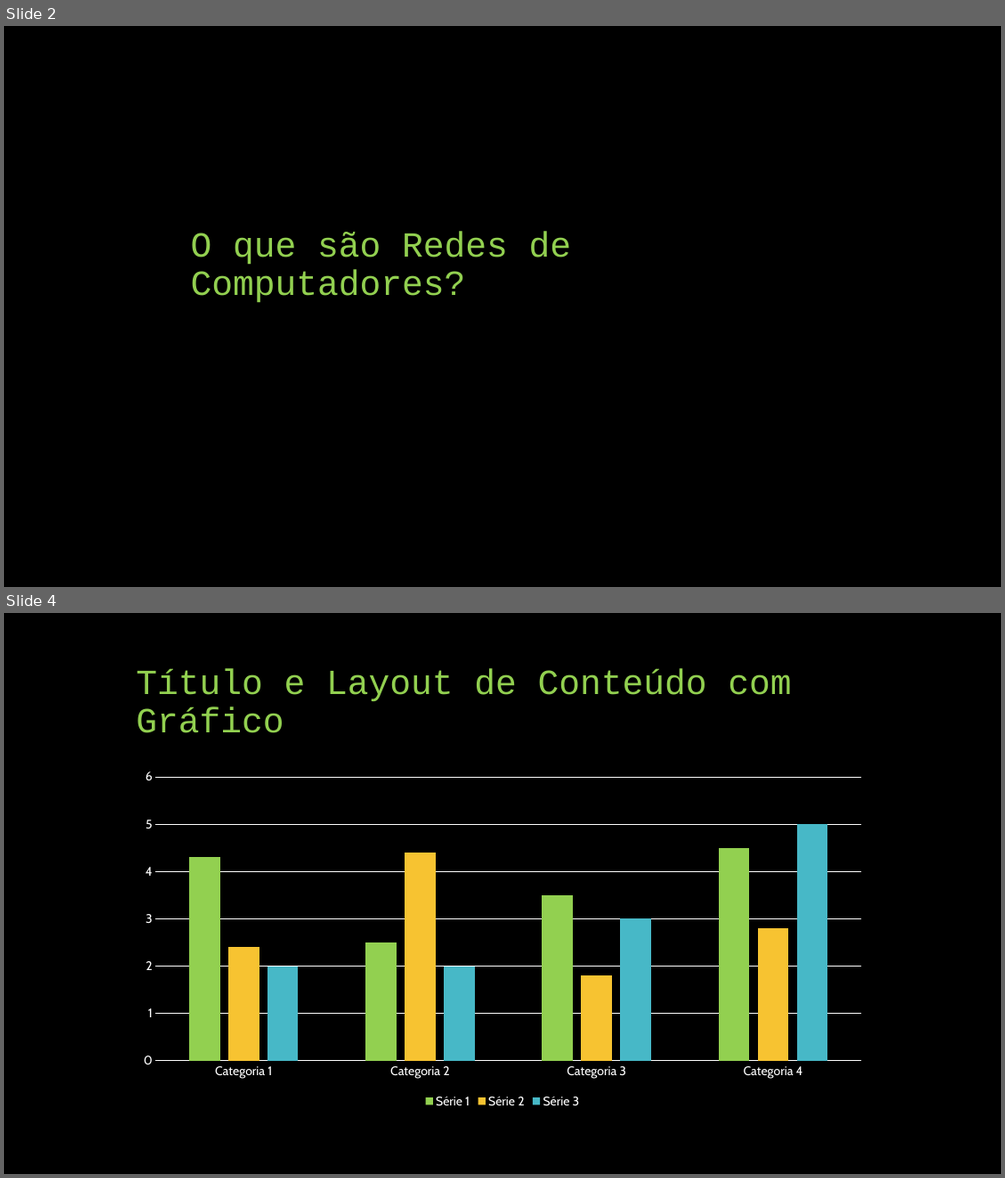
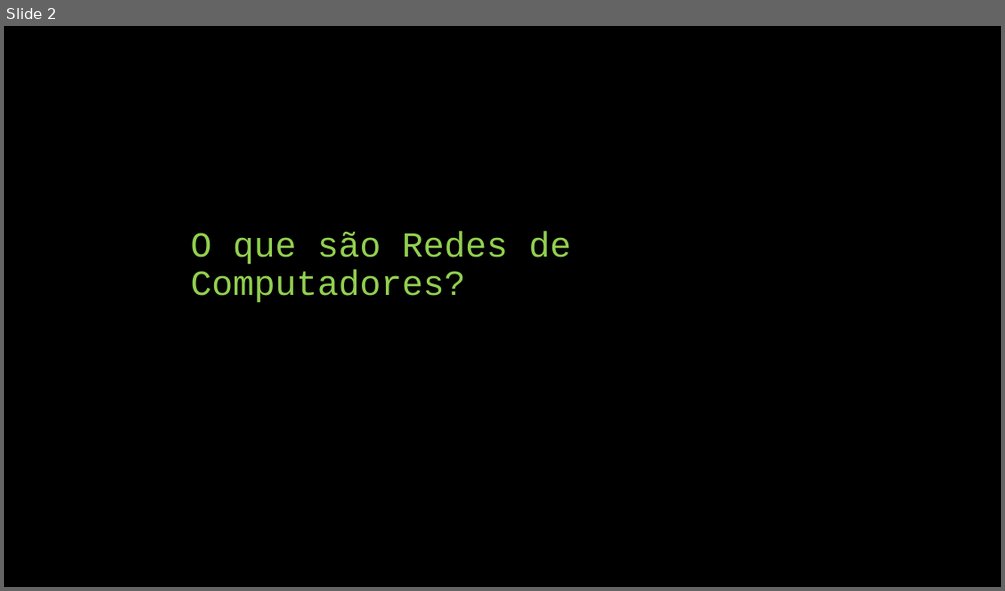
Before and after one commit to AlissoNNunes1/UNIT, a slide deck: rede de computadores/me1redes/Rede de Computadores.pptx. Shown one above the other, each under a label of ours: slides 2 and 4 before the commit, slide 2 after it; the slides between them are not shown. The pictures are 1005x1178 and 1005x591 pixels, drawn with LibreOffice and Linux fonts; fonts in the diff are those of the drawing. Boxes give left, top, right and bottom in pixels: in the first picture for what was removed or moved away, otherwise in the second. Text is boxed around its words. In the diff, an @@ line names an element or a change of style, - is before the commit and + after.

```diff
--- a/rede de computadores/me1redes/Rede de Computadores.pptx
+++ b/rede de computadores/me1redes/Rede de Computadores.pptx
@@ slide 4 removed at (4,613,1001,1174), background #000000 @@
@@ title removed at (136,668,791,733) @@
-Título e Layout de Conteúdo com Gráfico
@@ column chart removed at (129,763,877,1111) @@
-categories: Categoria 1, Categoria 2, Categoria 3, Categoria 4
-Série 1: 4.3, 2.5, 3.5, 4.5
-Série 2: 2.4, 4.4, 1.8, 2.8
-Série 3: 2, 2, 3, 5
```
Also in this commit, not shown: 1 slide changed, 11 slides added, 8 other slides removed, 26 other files.
